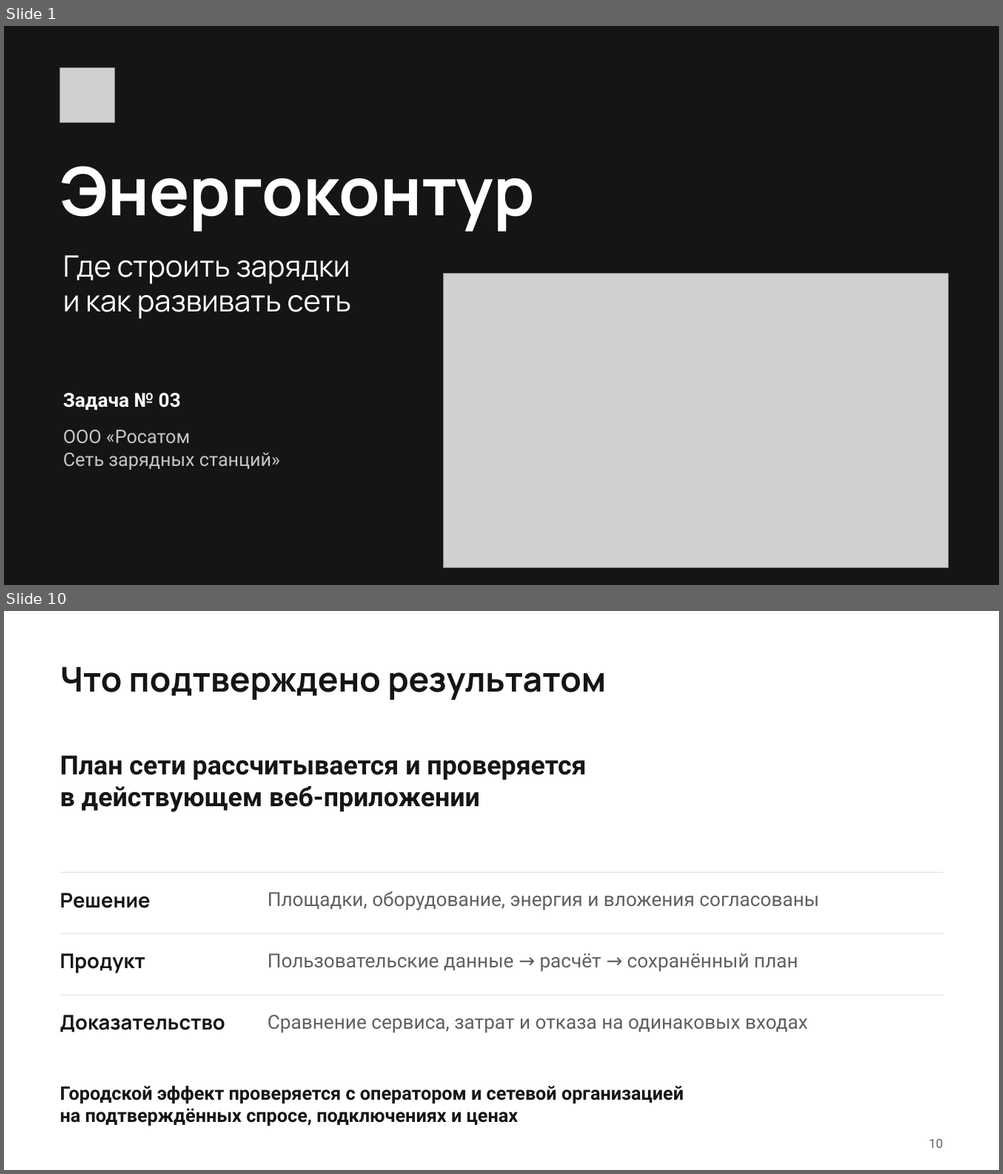
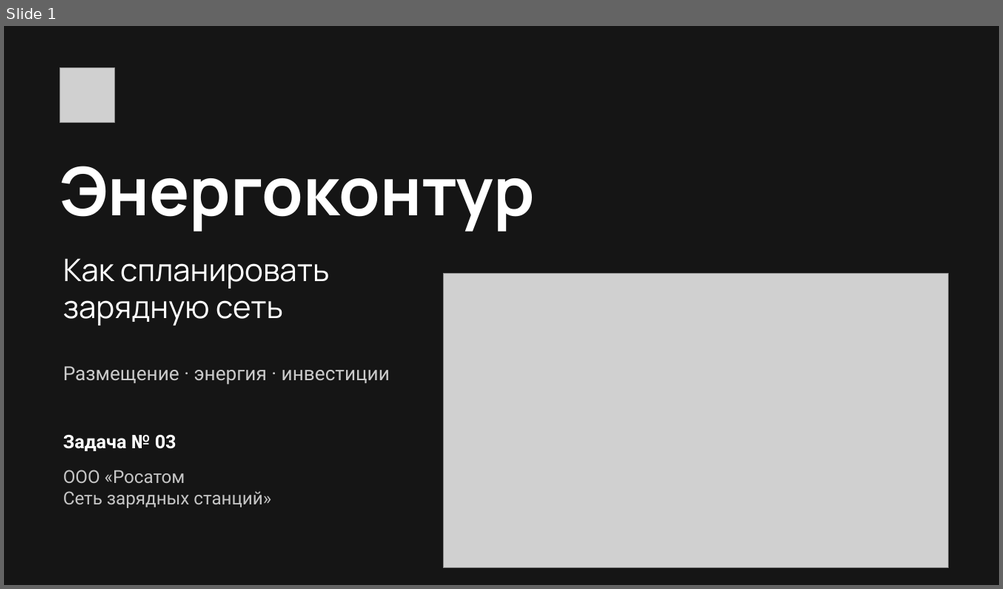
Before and after one commit to Elmar006/energy_web, a slide deck: docs/commission/submission/Энергоконтур_решение_задачи.pptx. Shown one above the other, each under a label of ours: slides 1 and 10 before the commit, slide 1 after it; the slides between them are not shown. The pictures are 1003x1174 and 1003x589 pixels, drawn with LibreOffice and Linux fonts; fonts in the diff are those of the drawing; grey boxes stand for pictures. Boxes give left, top, right and bottom in pixels: in the first picture for what was removed or moved away, otherwise in the second. Text is boxed around its words. In the diff, an @@ line names an element or a change of style, - is before the commit and + after.

```diff
--- a/docs/commission/submission/Энергоконтур_решение_задачи.pptx
+++ b/docs/commission/submission/Энергоконтур_решение_задачи.pptx
@@ slide 10 removed at (4, 611, 999, 1170), background #FFFFFF @@
@@ text removed at (60, 667, 606, 700) @@
-Что подтверждено результатом
@@ text removed at (60, 755, 586, 812) @@
-План сети рассчитывается и проверяется
-в действующем веб-приложении
@@ rectangle removed at (60, 872, 942, 873) @@
@@ text removed at (60, 893, 151, 908) @@
-Решение
@@ text removed at (267, 891, 819, 911) @@
-Площадки, оборудование, энергия и вложения согласованы
@@ rectangle removed at (60, 934, 942, 934) @@
@@ text removed at (60, 954, 145, 974) @@
-Продукт
@@ text removed at (267, 954, 798, 972) @@
-Пользовательские данные → расчёт → сохранённый план
@@ rectangle removed at (60, 995, 942, 996) @@
@@ text removed at (60, 1015, 225, 1033) @@
-Доказательство
@@ text removed at (267, 1015, 808, 1034) @@
-Сравнение сервиса, затрат и отказа на одинаковых входах
@@ text removed at (60, 1086, 683, 1126) @@
-Городской эффект проверяется с оператором и сетевой организацией
-на подтверждённых спросе, подключениях и ценах
@@ text removed at (928, 1139, 942, 1148) @@
-10
@@ slide 1 changed as well @@
@@ text at (63, 258, 329, 326): text changed; size 28.5 to 30 pt @@
-Где строить зарядки
-и как развивать сеть
+Как спланировать
+зарядную сеть
@@ text added at (63, 366, 390, 385), 18.8 pt, text #CBCBCB @@
+Размещение · энергия · инвестиции
@@ text "Задача № 03": place and size @@
-text "Задача № 03" at (63, 393, 181, 410)
+text "Задача № 03" at (63, 435, 176, 452)
@@ text "Задача № 03" at (63, 435, 176, 452): size 18.8 to 18 pt @@
@@ text "ООО «Росатом": place and size @@
-text "ООО «Росатом" at (63, 430, 280, 470)
+text "ООО «Росатом" at (63, 470, 271, 508)
@@ text "ООО «Росатом" at (63, 470, 271, 508): size 18 to 17.2 pt @@
```
Also in this commit, not shown: 11 slides added, 10 other slides removed, 10 other files.
